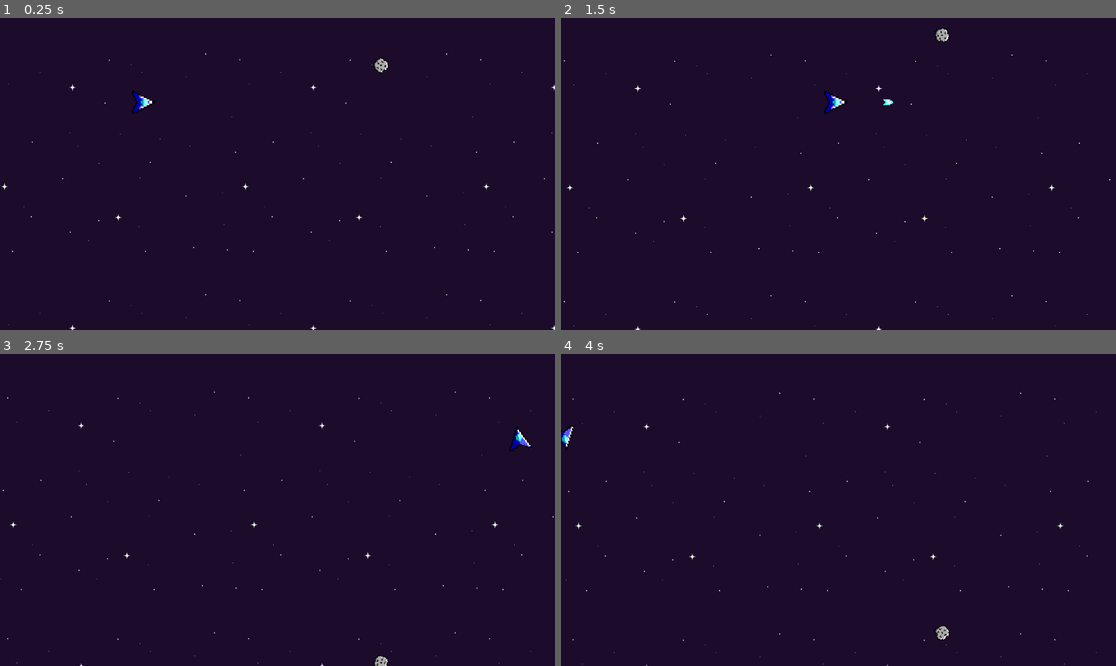
Above: before the commit, frames 1-4 (two rows, left to right).
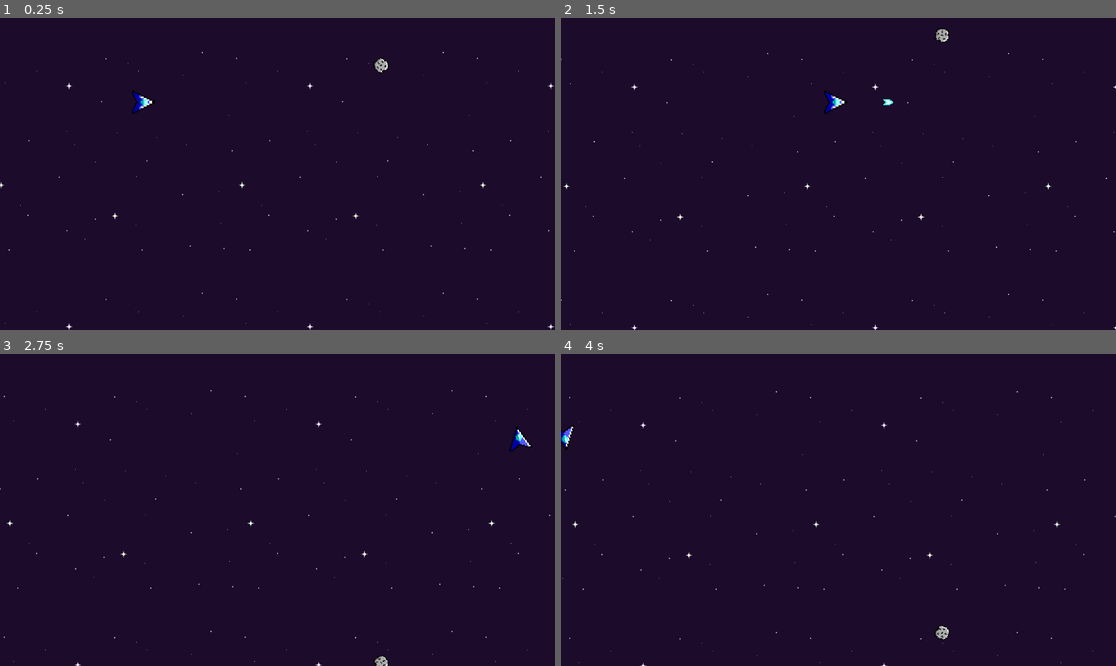
Above: after the commit, the same moments.

Repository: impemberton/Asteroids-Clone
Game: Godot game, scene res://Scenes/level.tscn
Same seed, same stepped clock (60 frames per second), same inputs: the game is played once before the commit and once after it.
Inputs:
- Up to frame 1 (0.25 s): no input
- Up to frame 2 (1.5 s): hold W (move_forward) from 0.53 s (still down); tap Space (shoot) at 0.6, 1.35 s
- Up to frame 3 (2.75 s): release W (move_forward) at 2.03 s; hold A (turn_left) from 2.03 s (still down); tap Space (shoot) at 2.1 s
- Up to frame 4 (4 s): keep holding A (turn_left); tap Space (shoot) at 2.85, 3.6 s

The runs differ from the first frame. In frame 1, 0.3% of the frame differs, in the area x 0-100%, y 10-100%; in frame 2, 0.3%; in frame 3, 0.3%; in frame 4, 0.4%, in the area x 0-100%, y 11-100%.

Commit message:
Fix Meteor rotation

Diff:
--- a/Scenes/level.tscn
+++ b/Scenes/level.tscn
@@ -27,7 +27,7 @@
 [node name="BG" type="Sprite2D" parent="ParallaxBackground/ParallaxLayer"]
 z_index = -100
 texture_repeat = 2
-position = Vector2(569, 321)
+position = Vector2(562, 318)
 texture = ExtResource("3_4lrjp")
 region_enabled = true
 region_rect = Rect2(-358.945, -113.438, 1188.62, 782.285)
--- a/Scripts/meteor.gd
+++ b/Scripts/meteor.gd
@@ -1,7 +1,7 @@
 extends Area2D
 
 signal split(pos, health, repeat)
-var rotation_speed = randf_range(-2,2)
+var rotation_speed = randf_range(-3,3)
 var direction: Vector2 = Vector2.UP
 @export var speed: float = 50.0
 var health: int = 4
@@ -10,10 +10,11 @@
 
 func _physics_process(delta: float) -> void:
 	sprite_2d.frame = wrapi((abs(int((rotation_degrees + 202.5) / 45))-4), 0, 8)
-
 	global_position = Vector2(wrapf(global_position.x, -10, 1162),wrapf(global_position.y, -10, 658))
 	position += direction * speed * delta
-	rotation_degrees += rotation_speed
+	rotation_degrees = wrapf(rotation_degrees + rotation_speed, -180, 180)
+
+
 func take_damage():
 	health -= 1
 	if health > 0:
--- a/Scripts/player.gd
+++ b/Scripts/player.gd
@@ -13,7 +13,6 @@
 func _physics_process(delta: float) -> void:
 
 	global_position = Vector2(wrapf(global_position.x, -10, 1162),wrapf(global_position.y, -10, 658))
-
 	#changing the frame to give a lighting effect
 	sprite_2d.frame = wrapi((abs(int((rotation_degrees + 202.5) / 45)) - 2), 0, 8)
 
